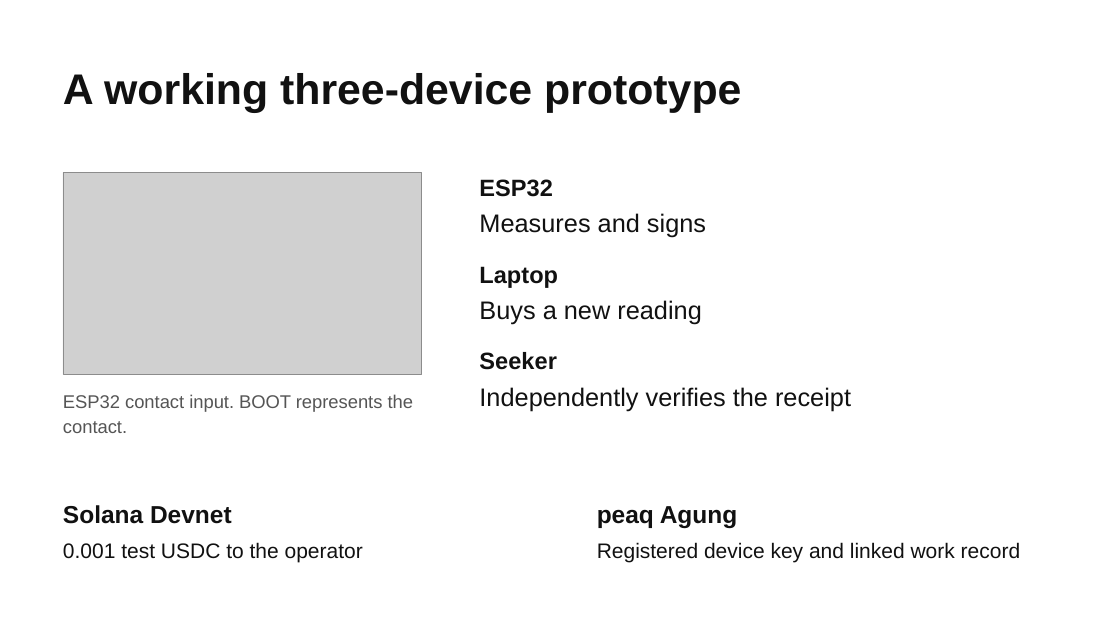
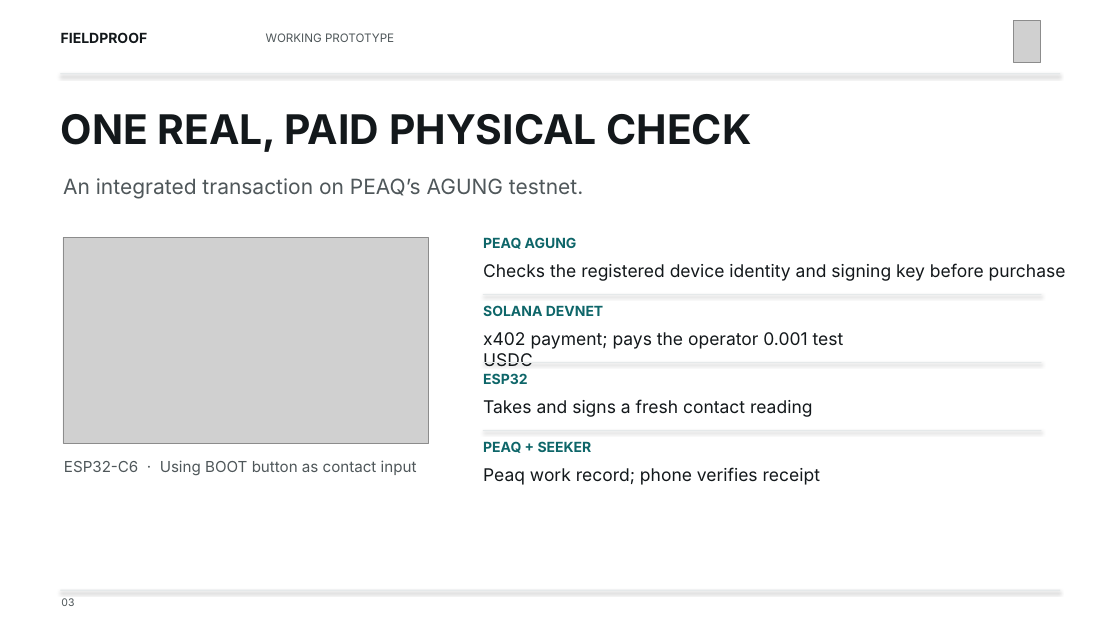
Before and after one commit to epicexcelsior/fieldproof, a slide deck: slide 3 of docs/competition/fieldproof-pitch.pptx. Drawn at 1120x630 pixels with LibreOffice and Linux fonts; fonts in the diff are those of the drawing; grey boxes stand for pictures. Boxes give left, top, right and bottom in pixels: in the first picture for what was removed or moved away, otherwise in the second. Text is boxed around its words. In the diff, an @@ line names an element or a change of style, - is before the commit and + after.

Commit message:
fix: finalize submission media and peaq status refresh

```diff
--- a/docs/competition/fieldproof-pitch.pptx
+++ b/docs/competition/fieldproof-pitch.pptx
@@ picture added at bbox=[1014, 20, 1041, 62] @@
@@ text added at bbox=[61, 32, 148, 43], 12 pt, text #13181B, bold @@
+FIELDPROOF
@@ text at bbox=[266, 33, 394, 42]: text changed; size 36.8 to 10 pt; font Arial to Inter; text colour #111111 to #4F575A; bold off @@
-A working three-device prototype
+WORKING PROTOTYPE
@@ rectangle added at bbox=[60, 73, 1060, 74], fill #E5E9EA @@
@@ text added at bbox=[61, 114, 751, 152], 35 pt, text #13181B, bold @@
+ONE REAL, PAID PHYSICAL CHECK
@@ picture removed at bbox=[63, 172, 422, 374] @@
@@ text added at bbox=[63, 178, 583, 199], 18 pt, text #4F575A @@
+An integrated transaction on PEAQ’s AGUNG testnet.
@@ picture added at bbox=[63, 238, 429, 444] @@
@@ text removed at bbox=[479, 213, 706, 238] @@
-Measures and signs
@@ text at bbox=[483, 237, 577, 249]: text changed; size 21 to 12 pt; font Arial to Inter; text colour #111111 to #0E6669 @@
-peaq Agung
+PEAQ AGUNG
@@ text removed at bbox=[479, 266, 558, 288] @@
-Laptop
@@ text added at bbox=[483, 263, 1066, 281], 15 pt, text #13181B @@
+Checks the registered device identity and signing key before purchase
@@ rectangle added at bbox=[483, 294, 1042, 295], fill #E5E9EA @@
@@ text removed at bbox=[479, 300, 701, 325] @@
-Buys a new reading
@@ text at bbox=[483, 305, 604, 316]: text changed; size 21 to 12 pt; font Arial to Inter; text colour #111111 to #0E6669 @@
-Solana Devnet
+SOLANA DEVNET
@@ text added at bbox=[483, 332, 844, 367], 15 pt, text #13181B @@
+x402 payment; pays the operator 0.001 test USDC
@@ text removed at bbox=[479, 387, 851, 411] @@
-Independently verifies the receipt
@@ text "ESP32": place and size @@
-text "ESP32" at bbox=[479, 179, 553, 197]
+text "ESP32" at bbox=[483, 373, 528, 384]
@@ text "ESP32" at bbox=[483, 373, 528, 384]: size 20.2 to 12 pt, font Arial to Inter, text colour #111111 to #0E6669; line spacing 1.15 to 1 @@
@@ rectangle added at bbox=[483, 362, 1042, 363], fill #E5E9EA @@
@@ text added at bbox=[483, 399, 812, 417], 15 pt, text #13181B @@
+Takes and signs a fresh contact reading
@@ text at bbox=[483, 441, 592, 453]: text changed; size 20.2 to 12 pt; font Arial to Inter; text colour #111111 to #0E6669 @@
-Seeker
+PEAQ + SEEKER
@@ rectangle added at bbox=[483, 430, 1042, 431], fill #E5E9EA @@
@@ text at bbox=[64, 460, 417, 475]: text changed; size 15.8 to 13 pt; font Arial to Inter; text colour #555555 to #4F575A @@
-ESP32 contact input. BOOT represents the contact.
+ESP32-C6 · Using BOOT button as contact input
@@ text added at bbox=[483, 467, 820, 485], 15 pt, text #13181B @@
+Peaq work record; phone verifies receipt
@@ text removed at bbox=[63, 542, 363, 562] @@
-0.001 test USDC to the operator
@@ text removed at bbox=[597, 542, 1020, 562] @@
-Registered device key and linked work record
@@ rectangle added at bbox=[60, 590, 1060, 591], fill #E5E9EA @@
@@ text added at bbox=[61, 598, 74, 606], 9 pt, text #4F575A @@
+03
```
Also in this commit, not shown: 1 other slide changed, 3 slides added, 3 slides removed, 19 other files.
